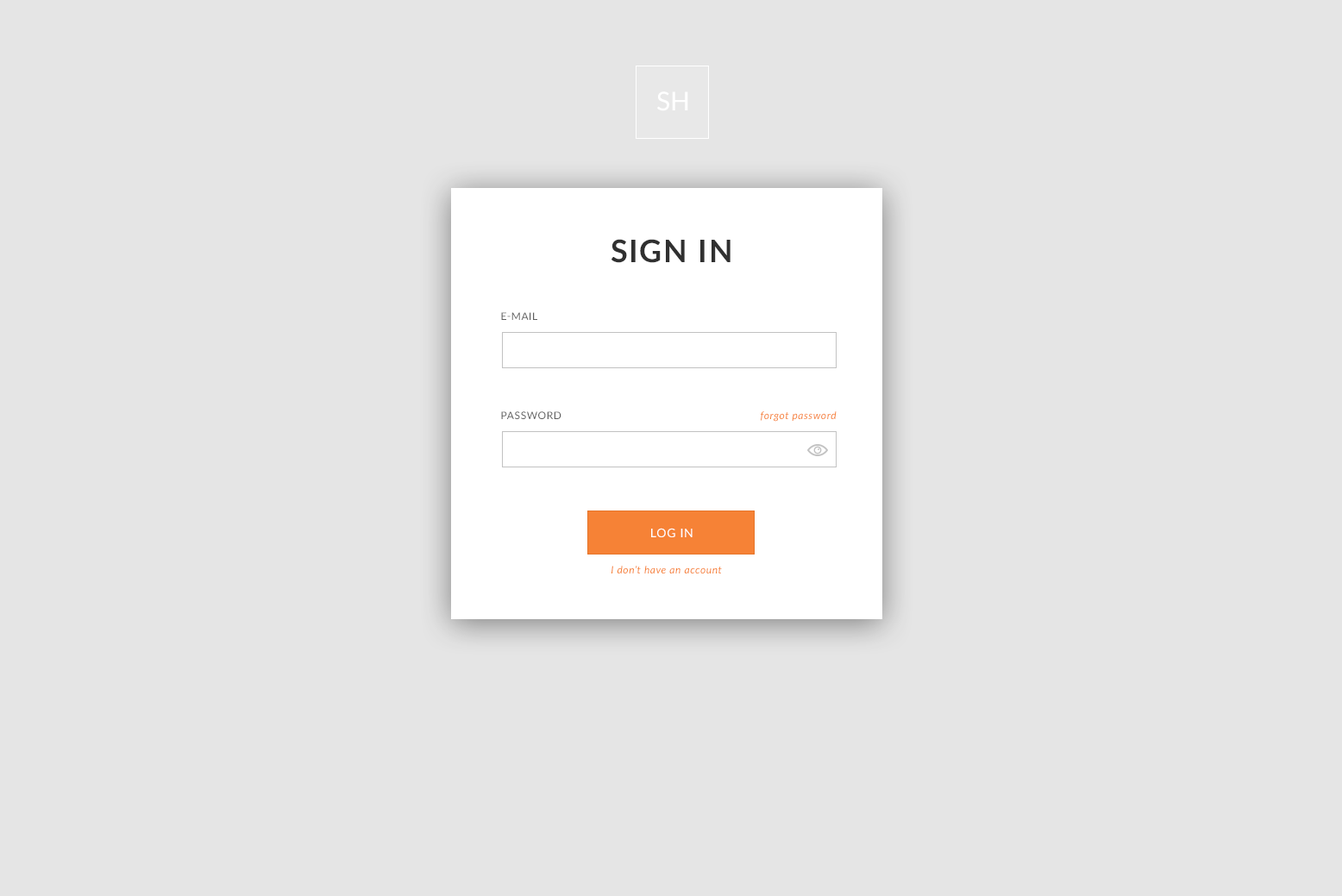
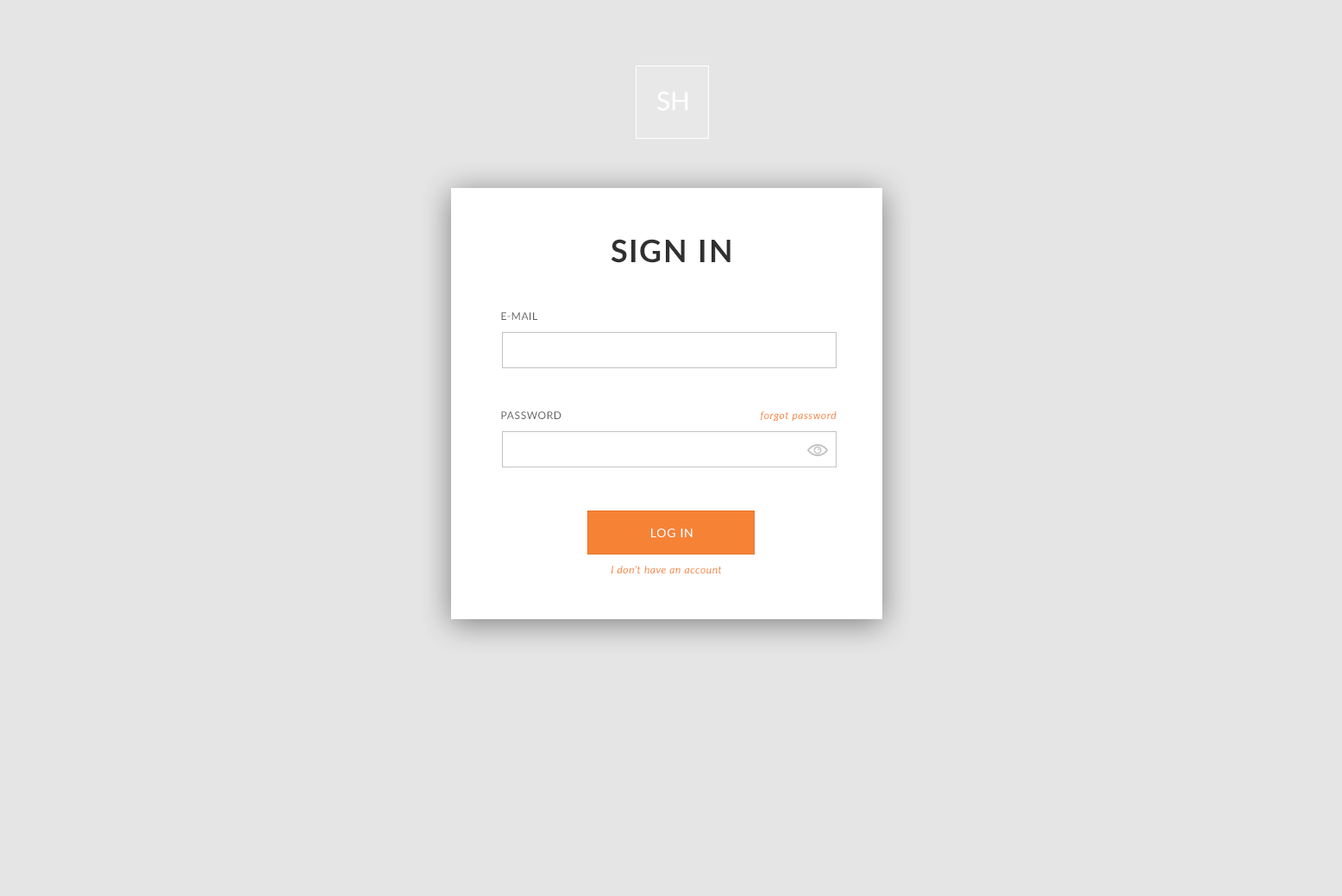
Layered file, before and after one edit (1342px x 896px). Changes by layer:
painted on "sh" over [658, 98, 686, 107]
painted on "Sign in" over [611, 238, 727, 264]
painted on "E-mail" over [501, 312, 535, 320]
painted on "forgot password" over [760, 411, 837, 422]
painted on "Password" over [501, 411, 561, 420]
painted on "log in" over [652, 528, 692, 538]
painted on "I don’t have an account" over [611, 565, 723, 574]
